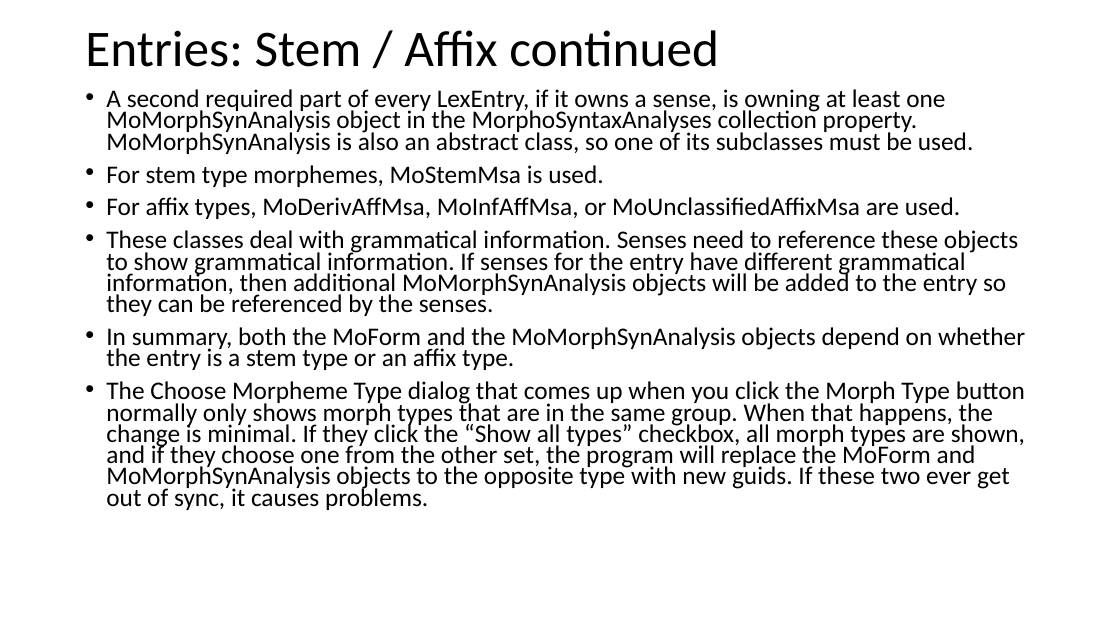
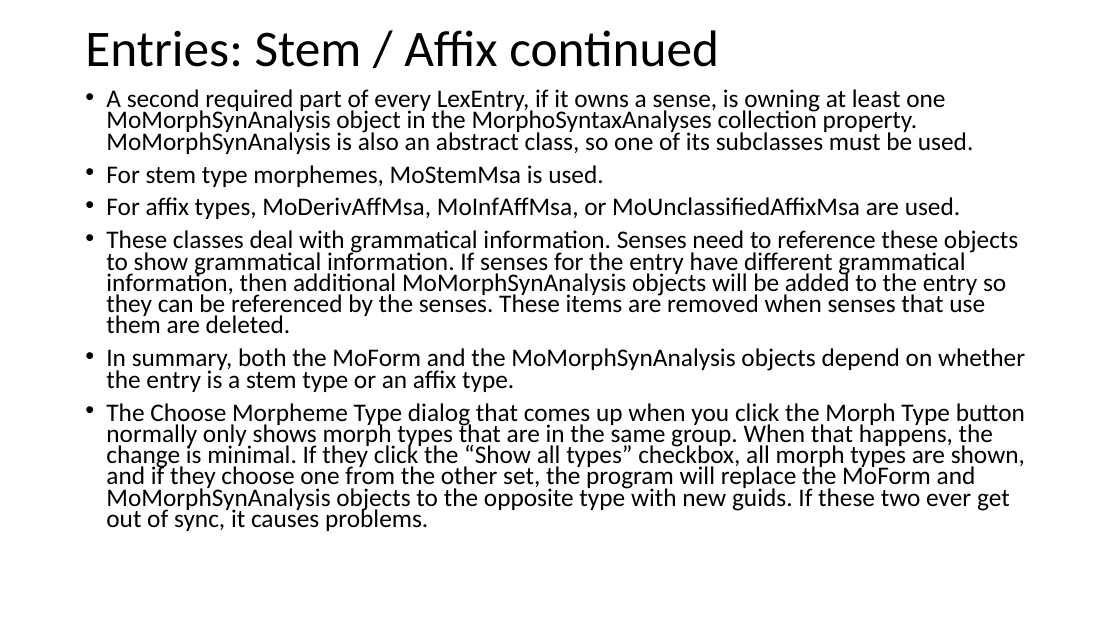
Before and after one commit to sillsdev/FwDocumentation, a slide deck: slide 5 of HelpResourcesSources/TechnicalNotes/FLEx 9.1 Conceptual Model - Lexicon model.pptx. Drawn at 1120x630 pixels with LibreOffice and Linux fonts; fonts in the diff are those of the drawing. Boxes give left, top, right and bottom in pixels: in the first picture for what was removed or moved away, otherwise in the second. Text is boxed around its words. In the diff, an @@ line names an element or a change of style, - is before the commit and + after.

```diff
--- a/HelpResourcesSources/TechnicalNotes/FLEx 9.1 Conceptual Model - Lexicon model.pptx
+++ b/HelpResourcesSources/TechnicalNotes/FLEx 9.1 Conceptual Model - Lexicon model.pptx
@@ text at [106,230,1018,333]: text changed @@
-• These classes deal with grammatical information. Senses need to reference these objects to show grammatical information. If senses for the entry have different grammatical information, then additional MoMorphSynAnalysis objects will be added to the entry so they can be referenced by the senses.
+• These classes deal with grammatical information. Senses need to reference these objects to show grammatical information. If senses for the entry have different grammatical information, then additional MoMorphSynAnalysis objects will be added to the entry so they can be referenced by the senses. These items are removed when senses that use them are deleted.
```
Also in this commit, not shown: 5 other slides changed, 1 other file.
